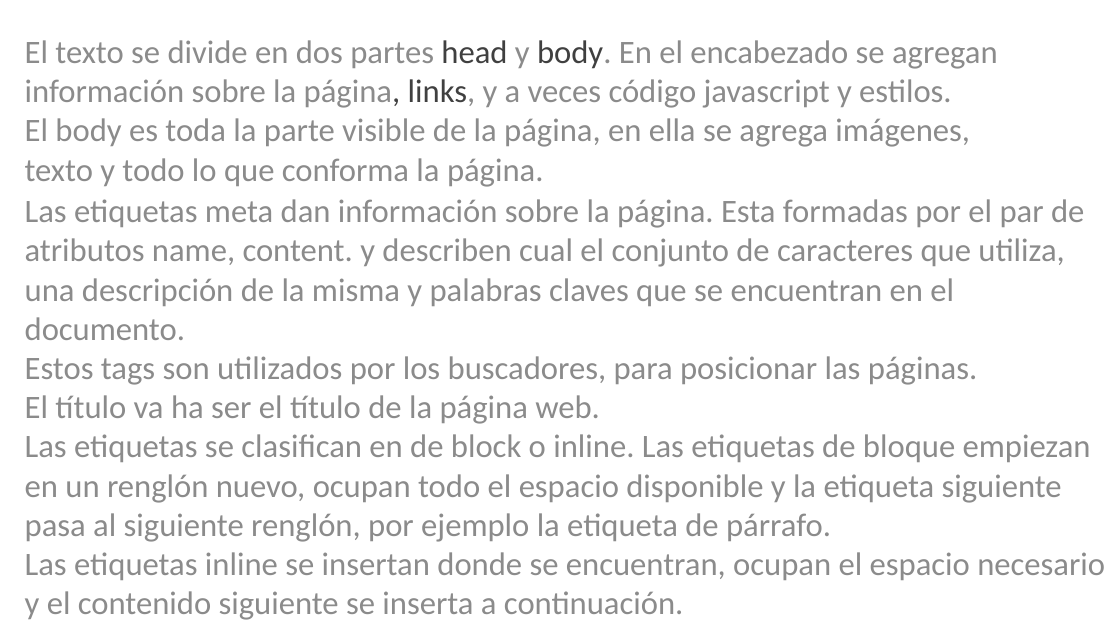
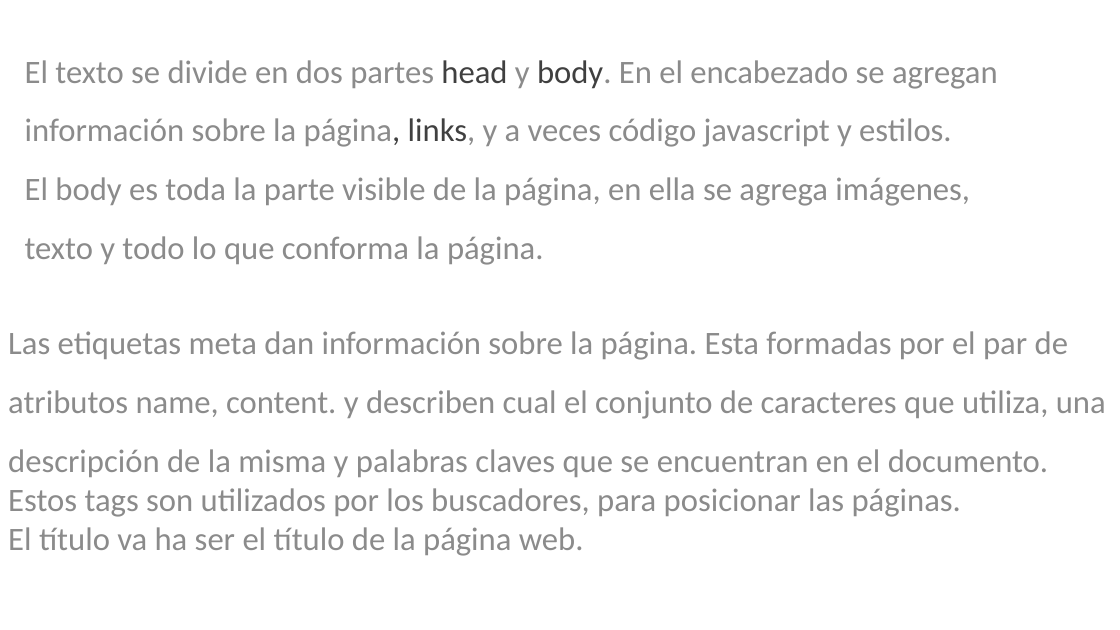
Before and after one commit to juanjomac/ApunteHtml, a slide deck: slide 3 of Presentación1.pptx. Drawn at 1120x630 pixels with LibreOffice and Linux fonts; fonts in the diff are those of the drawing. Boxes give left, top, right and bottom in pixels: in the first picture for what was removed or moved away, otherwise in the second. Text is boxed around its words. In the diff, an @@ line names an element or a change of style, - is before the commit and + after.

```diff
--- a/Presentación1.pptx
+++ b/Presentación1.pptx
@@ text "El texto se divide en ..." at [25,60,998,265]: line spacing 1 to 1.5 @@
@@ text "Las etiquetas meta dan información ...": place and size @@
-text "Las etiquetas meta dan información ..." at [25,199,1105,620]
+text "Las etiquetas meta dan información ..." at [8,331,1106,556]
@@ text at [8,331,1106,477]: line spacing 1 to 1.5 @@
@@ text at [25,434,1105,620]: paragraphs removed @@
-Las etiquetas se clasifican en de block o inline. Las etiquetas de bloque empiezan en un renglón nuevo, ocupan todo el espacio disponible y la etiqueta siguiente pasa al siguiente renglón, por ejemplo la etiqueta de párrafo.
-Las etiquetas inline se insertan donde se encuentran, ocupan el espacio necesario y el contenido siguiente se inserta a continuación.
```
Also in this commit, not shown: 12 slides added, 1 slide removed.
